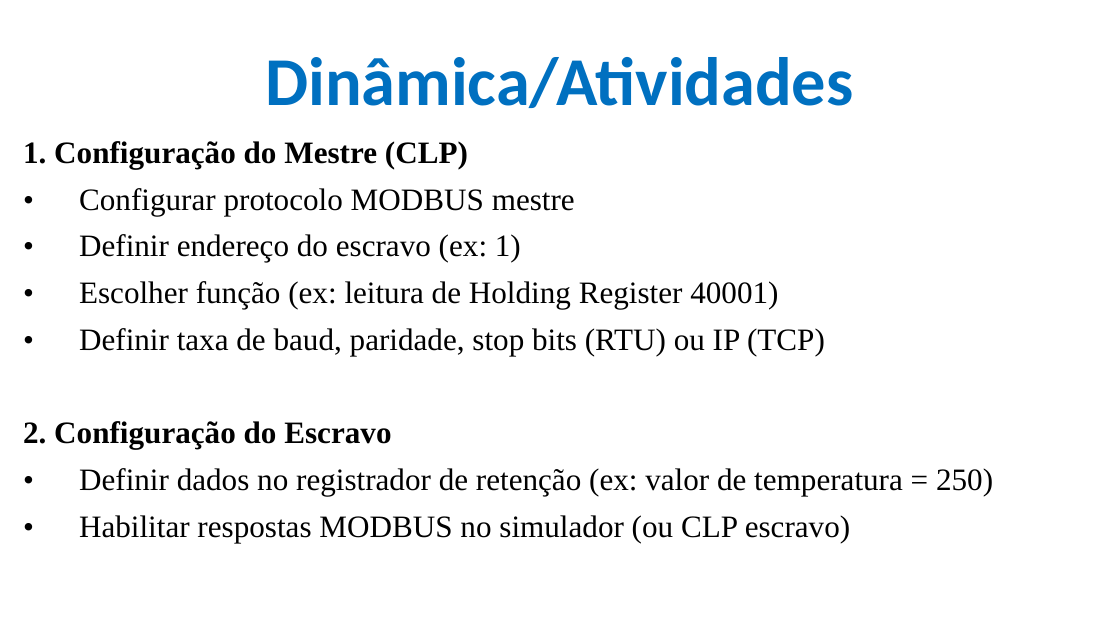
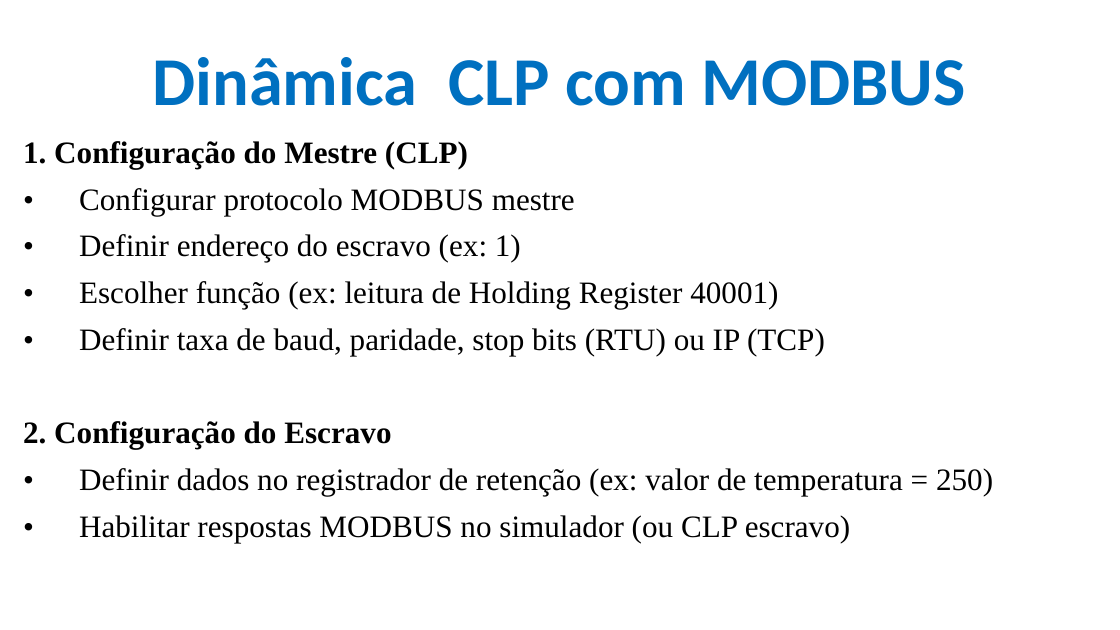
Before and after one commit to CloudEducationBrazil/WydenUniRuyControladoresLogicosProgCLP, a slide deck: slide 31 of 01 Classes/Aula6 - CLP - Redes Industriais MODBUS.pptx. Drawn at 1120x630 pixels with LibreOffice and Linux fonts; fonts in the diff are those of the drawing; background and template pictures are left out. Boxes give left, top, right and bottom in pixels: in the first picture for what was removed or moved away, otherwise in the second. Text is boxed around its words. In the diff, an @@ line names an element or a change of style, - is before the commit and + after.

Commit message:
Disciplina CLP MODBUS - 25Abr2025

```diff
--- a/01 Classes/Aula6 - CLP - Redes Industriais MODBUS.pptx
+++ b/01 Classes/Aula6 - CLP - Redes Industriais MODBUS.pptx
@@ title at (x1=153, y1=57, x2=965, y2=106): text changed @@
-Dinâmica/Atividades
+Dinâmica CLP com MODBUS
```
Also in this commit, not shown: 7 other slides changed.
